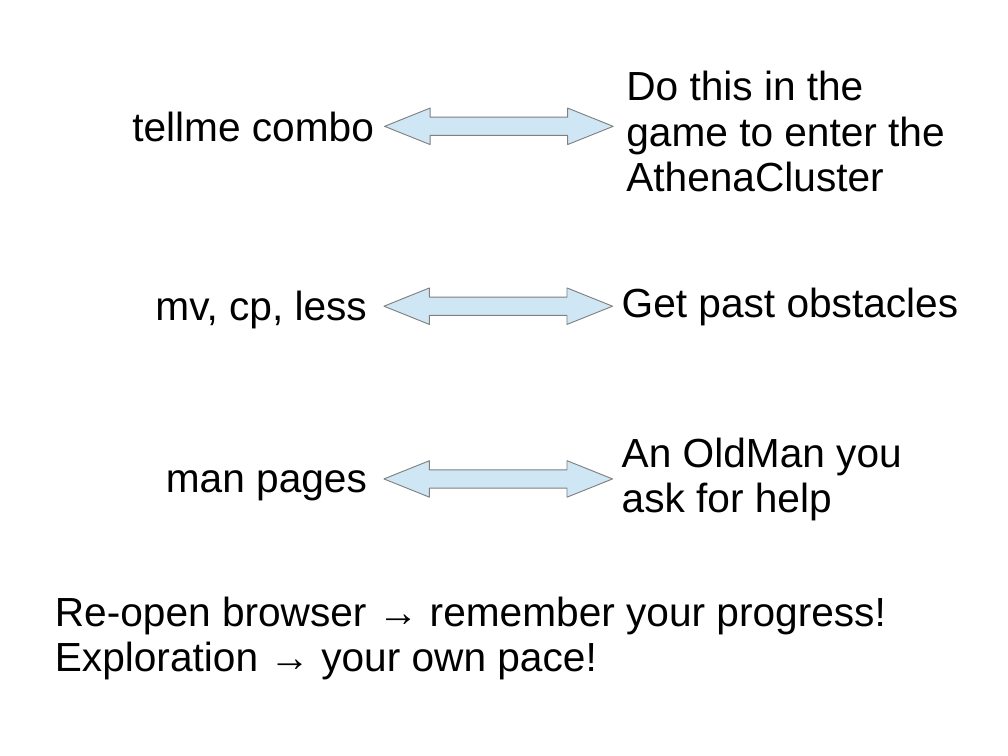
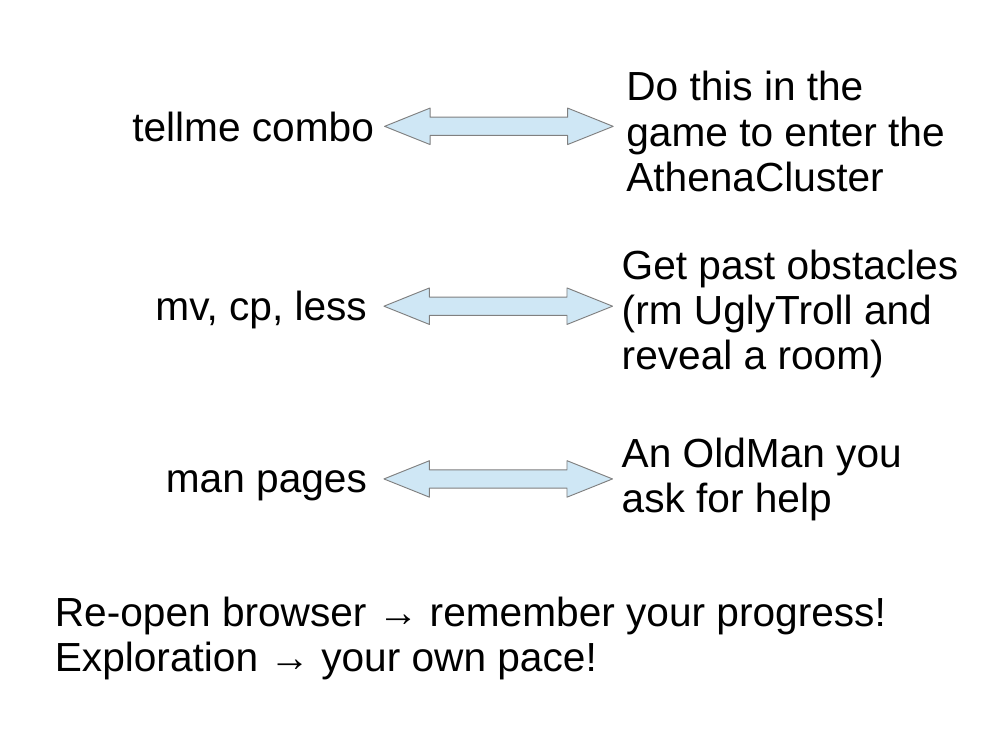
Before and after one commit to mprat/Terminus, a slide deck: slide 4 of docs/icampus_final_round_pres.ppt. Drawn at 1008x756 pixels with LibreOffice and Linux fonts; fonts in the diff are those of the drawing. Boxes give left, top, right and bottom in pixels: in the first picture for what was removed or moved away, otherwise in the second. Text is boxed around its words. In the diff, an @@ line names an element or a change of style, - is before the commit and + after.

```diff
--- a/docs/icampus_final_round_pres.ppt
+++ b/docs/icampus_final_round_pres.ppt
@@ text "Get past obstacles": place and size @@
-text "Get past obstacles" at (622,287,959,325)
+text "Get past obstacles" at (622,249,959,377)
@@ text at (622,294,932,377): paragraph added @@
+(rm UglyTroll and reveal a room)
```
Also in this commit, not shown: 2 other slides changed, 3 other files.
